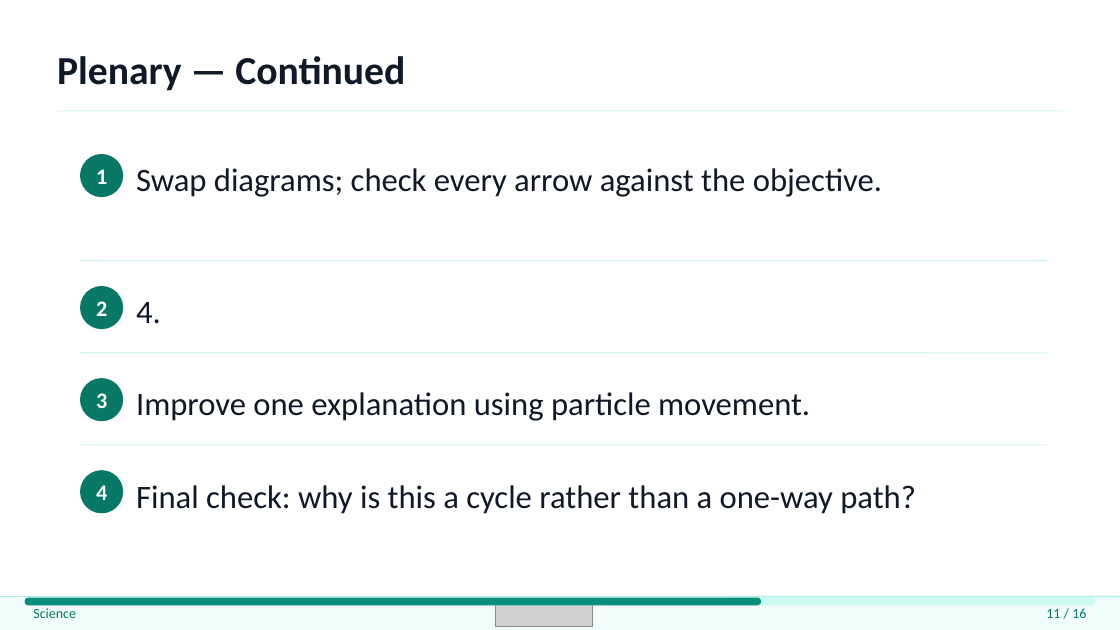
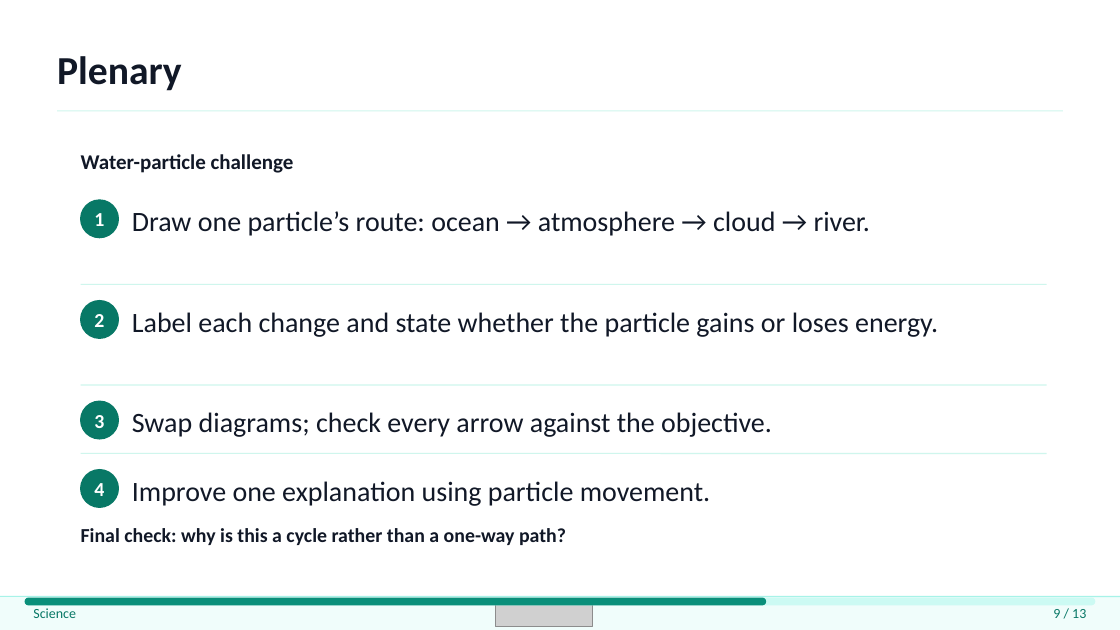
Before and after one commit to yusufbasheer-cpu/teacher-app, a slide deck: slide 9 of artifacts/critical-quality-review/corrected/water-cycle-content-benchmark.pptx (slide 11 before the commit). Drawn at 1120x630 pixels with LibreOffice and Linux fonts; fonts in the diff are those of the drawing; grey boxes stand for pictures. Boxes give left, top, right and bottom in pixels: in the first picture for what was removed or moved away, otherwise in the second. Text is boxed around its words. In the diff, an @@ line names an element or a change of style, - is before the commit and + after.

```diff
--- a/artifacts/critical-quality-review/corrected/water-cycle-content-benchmark.pptx
+++ b/artifacts/critical-quality-review/corrected/water-cycle-content-benchmark.pptx
@@ text at (x1=57, y1=56, x2=181, y2=91): text changed @@
-Plenary — Continued
+Plenary
@@ text added at (x1=81, y1=154, x2=294, y2=173), 18 pt, text #111827, bold @@
+Water-particle challenge
@@ size 19 to 17 pt in 4 elements at (x1=94, y1=483, x2=104, y2=496), (x1=94, y1=314, x2=104, y2=327), (x1=94, y1=415, x2=104, y2=428), (x1=94, y1=213, x2=104, y2=226) @@
@@ text "1" moved from (x1=96, y1=169, x2=107, y2=184) to (x1=94, y1=213, x2=104, y2=226) @@
@@ ellipse resized from (x1=81, y1=155, x2=123, y2=197) to (x1=81, y1=200, x2=118, y2=238) @@
@@ text added at (x1=132, y1=211, x2=870, y2=236), 24 pt, text #111827 @@
+Draw one particle’s route: ocean → atmosphere → cloud → river.
@@ line moved from (81, 260) - (1047, 260) to (81, 285) - (1047, 285) @@
@@ text "2" moved from (x1=96, y1=301, x2=107, y2=316) to (x1=94, y1=314, x2=104, y2=327) @@
@@ ellipse resized from (x1=81, y1=287, x2=123, y2=329) to (x1=81, y1=301, x2=118, y2=339) @@
@@ text added at (x1=132, y1=312, x2=938, y2=337), 24 pt, text #111827 @@
+Label each change and state whether the particle gains or loses energy.
@@ text removed at (x1=136, y1=302, x2=161, y2=324) @@
-4.
@@ line moved from (81, 353) - (1047, 353) to (81, 385) - (1047, 385) @@
@@ text "3" moved from (x1=96, y1=393, x2=107, y2=408) to (x1=94, y1=415, x2=104, y2=428) @@
@@ ellipse resized from (x1=81, y1=379, x2=123, y2=421) to (x1=81, y1=402, x2=118, y2=439) @@
@@ text "Swap diagrams; check every arrow ..." at (x1=132, y1=412, x2=772, y2=437): size 28 to 24 pt @@
@@ text "Swap diagrams; check every arrow ..." moved from (x1=136, y1=168, x2=882, y2=197) to (x1=132, y1=412, x2=772, y2=437) @@
@@ line moved from (81, 445) - (1047, 445) to (81, 454) - (1047, 454) @@
@@ ellipse resized from (x1=81, y1=471, x2=123, y2=513) to (x1=81, y1=470, x2=118, y2=507) @@
@@ text "Improve one explanation using particle ..." moved from (x1=136, y1=392, x2=810, y2=421) to (x1=132, y1=481, x2=710, y2=506) @@
@@ text "Improve one explanation using particle ..." at (x1=132, y1=481, x2=710, y2=506): size 28 to 24 pt @@
@@ text "Final check: why is this ..." moved from (x1=136, y1=485, x2=916, y2=514) to (x1=81, y1=528, x2=566, y2=545) @@
@@ text "Final check: why is this ..." at (x1=81, y1=528, x2=566, y2=545): size 28 to 17 pt, bold on @@
@@ rounded rectangle resized from (x1=25, y1=598, x2=760, y2=605) to (x1=25, y1=598, x2=766, y2=605) @@
@@ text at (x1=1053, y1=609, x2=1086, y2=618): text changed @@
-11 / 16
+9 / 13
```
Also in this commit, not shown: 12 other slides changed, 3 slides removed, 19 other files.
